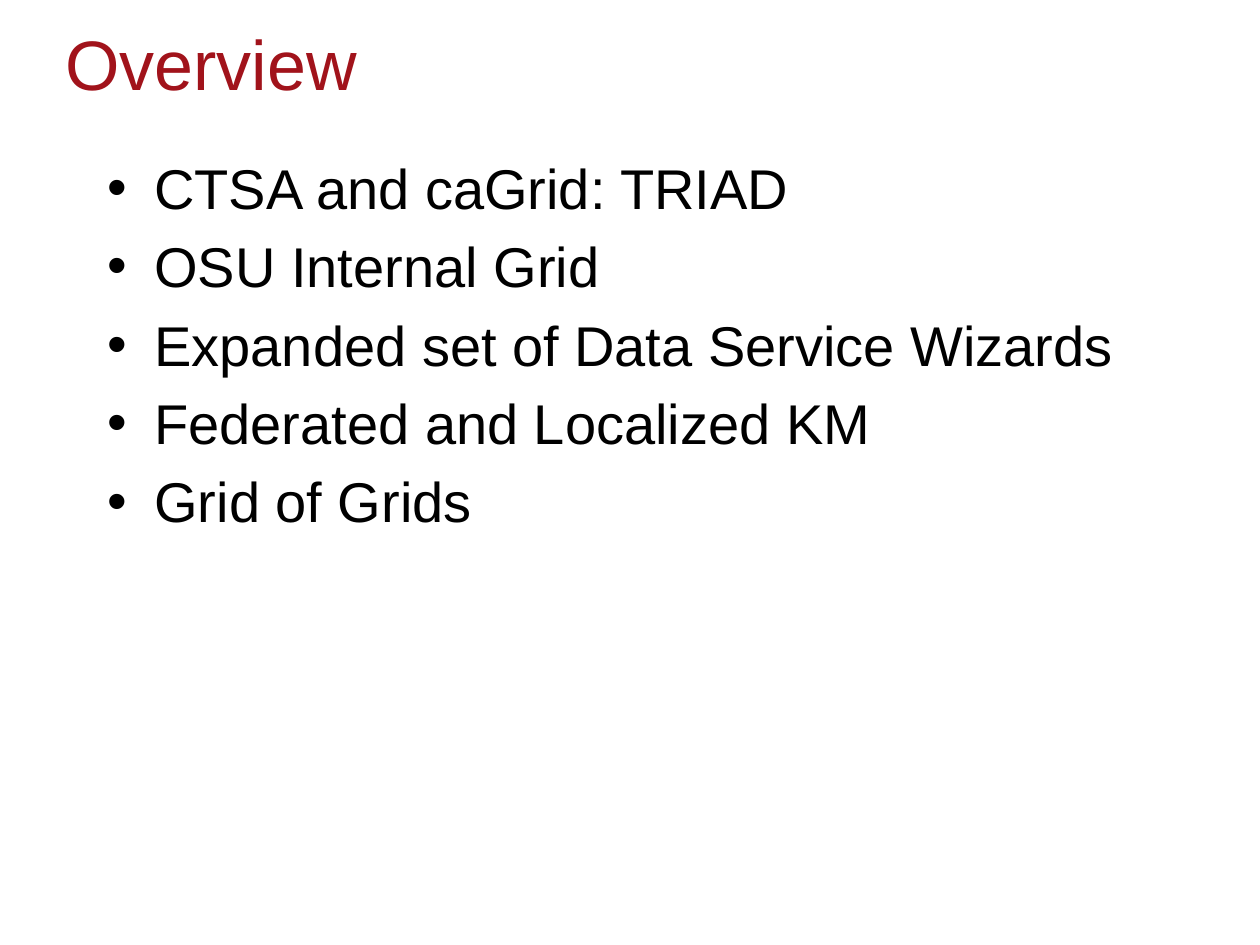
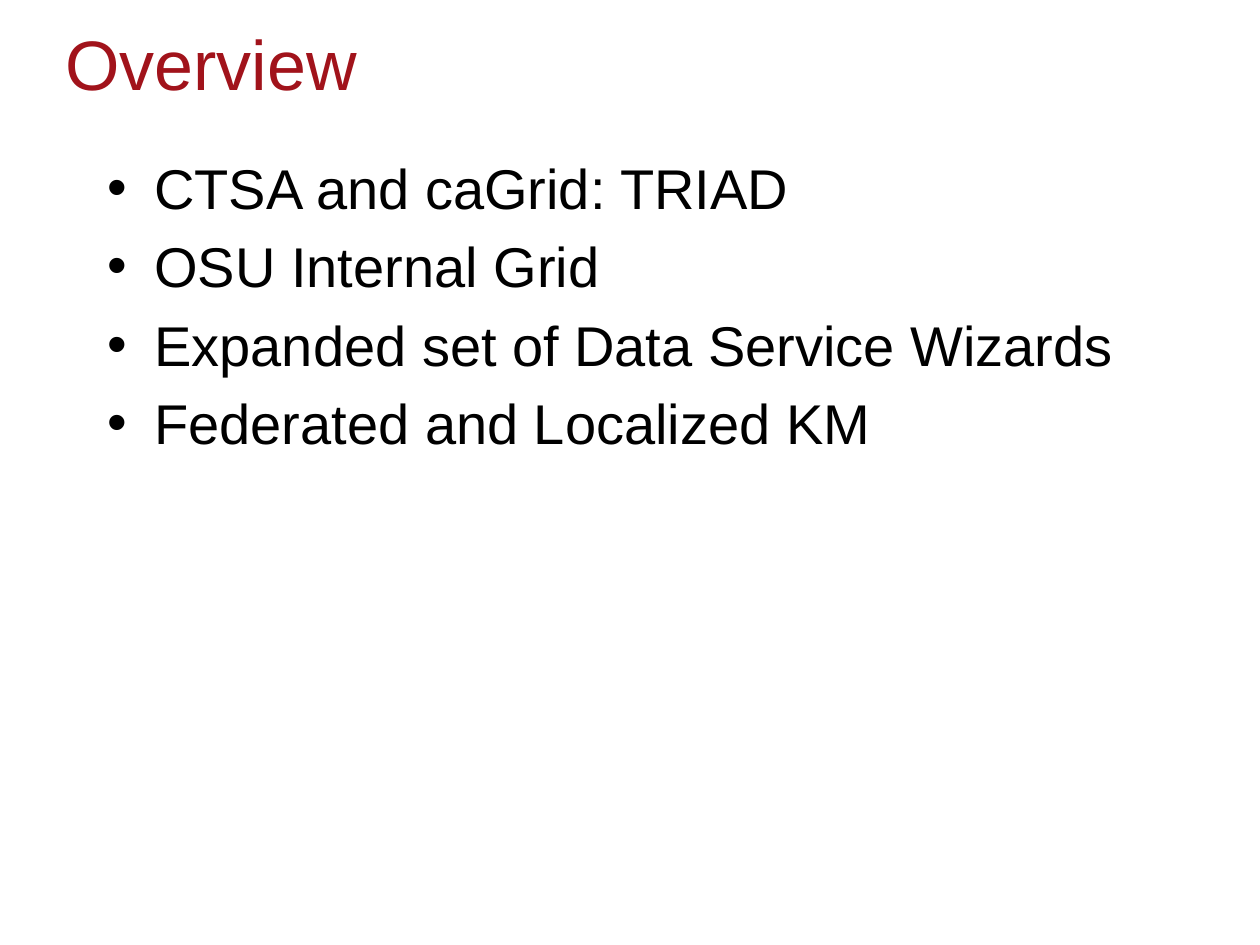
Before and after one commit to NCIP/cagrid-docs, a slide deck: slide 2 of general/presentations/200910_VCDE_ARCH/Adopting-Adapting-caGrid.pptx. Drawn at 1260x945 pixels with LibreOffice and Linux fonts; fonts in the diff are those of the drawing; background and template pictures are left out. Boxes give left, top, right and bottom in pixels: in the first picture for what was removed or moved away, otherwise in the second. Text is boxed around its words. In the diff, an @@ line names an element or a change of style, - is before the commit and + after.

```diff
--- a/general/presentations/200910_VCDE_ARCH/Adopting-Adapting-caGrid.pptx
+++ b/general/presentations/200910_VCDE_ARCH/Adopting-Adapting-caGrid.pptx
@@ text at [154, 481, 472, 523]: paragraph removed @@
-• Grid of Grids
```
